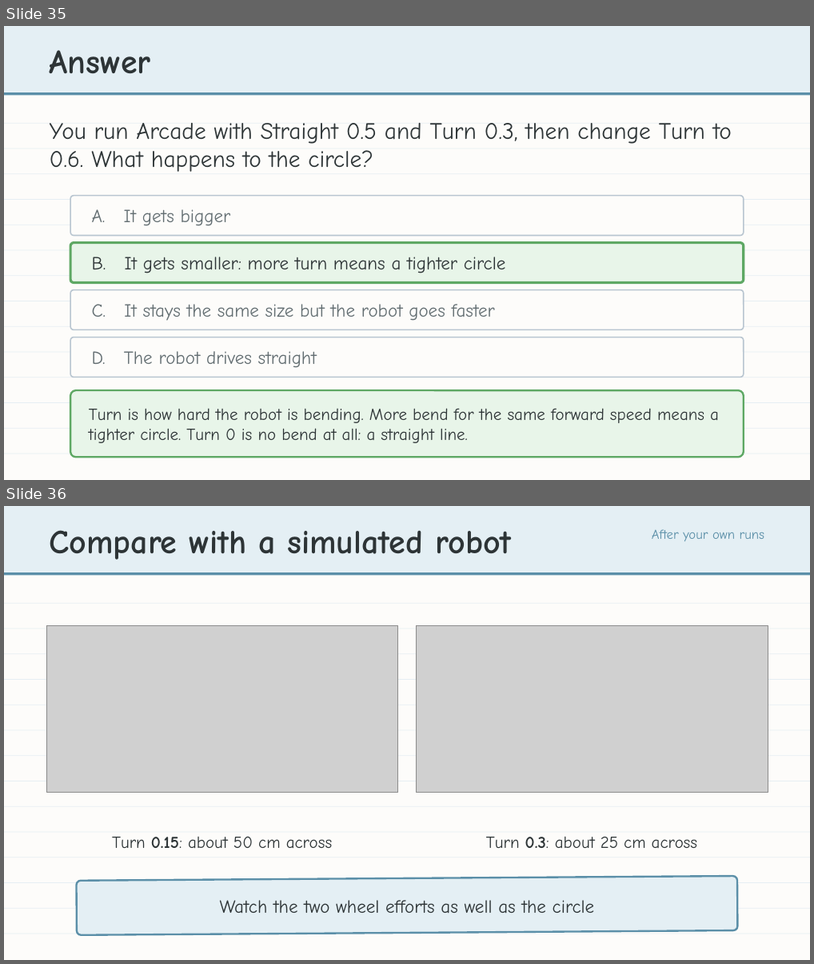
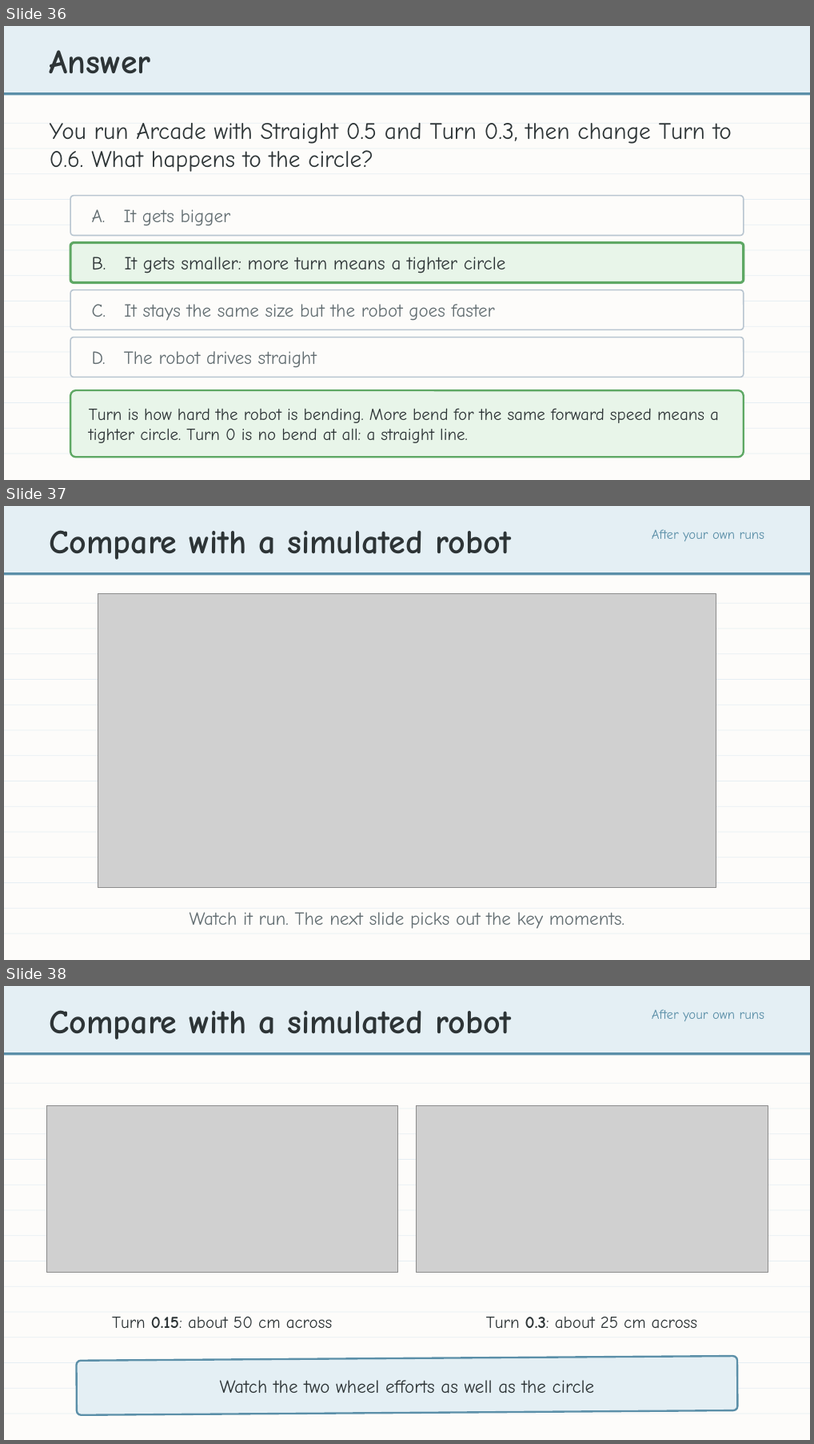
Before and after one commit to bradamiller/LearningPython, a slide deck: static/slides/module-01-driving/lesson-06-differential-drive.pptx. Shown one above the other, each under a label of ours: slides 35 and 36 before the commit, slides 36, 37 and 38 after it. The pictures are 814x964 and 814x1444 pixels, drawn with LibreOffice and Linux fonts; fonts in the diff are those of the drawing; grey boxes stand for pictures. Boxes give left, top, right and bottom in pixels: in the first picture for what was removed or moved away, otherwise in the second. Text is boxed around its words. In the diff, an @@ line names an element or a change of style, - is before the commit and + after.

```diff
--- a/static/slides/module-01-driving/lesson-06-differential-drive.pptx
+++ b/static/slides/module-01-driving/lesson-06-differential-drive.pptx
@@ slide 37 added at box(4, 506, 810, 960), background #FDFCFA @@
@@ rectangle added at box(4, 506, 810, 572), fill #E4EFF4 @@
@@ text added at box(652, 529, 765, 541), 16 pt, text #5B8FA8 @@
+After your own runs
@@ text added at box(50, 530, 511, 560), 40 pt, text #2D3436, bold @@
+Compare with a simulated robot
@@ rectangle added at box(4, 572, 810, 575), fill #5B8FA8 @@
@@ picture added at box(98, 594, 717, 887) @@
@@ rectangle added at box(4, 603, 810, 604), fill #E6EEF3 @@
@@ rectangle added at box(4, 628, 810, 629), fill #E6EEF3 @@
@@ rectangle added at box(4, 654, 810, 654), fill #E6EEF3 @@
@@ rectangle added at box(4, 679, 810, 680), fill #E6EEF3 @@
@@ rectangle added at box(4, 704, 810, 705), fill #E6EEF3 @@
@@ rectangle added at box(4, 730, 810, 731), fill #E6EEF3 @@
@@ rectangle added at box(4, 756, 810, 756), fill #E6EEF3 @@
@@ rectangle added at box(4, 780, 810, 781), fill #E6EEF3 @@
@@ rectangle added at box(4, 806, 810, 807), fill #E6EEF3 @@
@@ rectangle added at box(4, 832, 810, 832), fill #E6EEF3 @@
@@ rectangle added at box(4, 857, 810, 857), fill #E6EEF3 @@
@@ rectangle added at box(4, 882, 810, 883), fill #E6EEF3 @@
@@ rectangle added at box(4, 908, 810, 908), fill #E6EEF3 @@
@@ text added at box(190, 912, 625, 928), 22 pt, text #636E72 @@
+Watch it run. The next slide picks out the key moments.
@@ rectangle added at box(4, 933, 810, 934), fill #E6EEF3 @@
@@ what was slide 35 is now slide 36 @@
@@ what was slide 36 is now slide 38 @@
```
Also in this commit, not shown: 2 other slides added, 52 other files.
